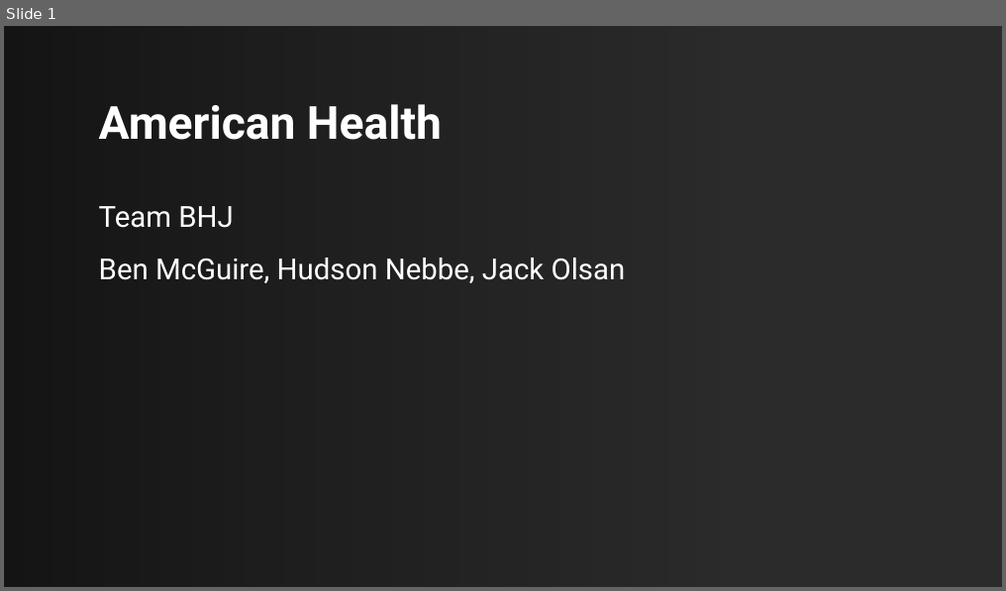
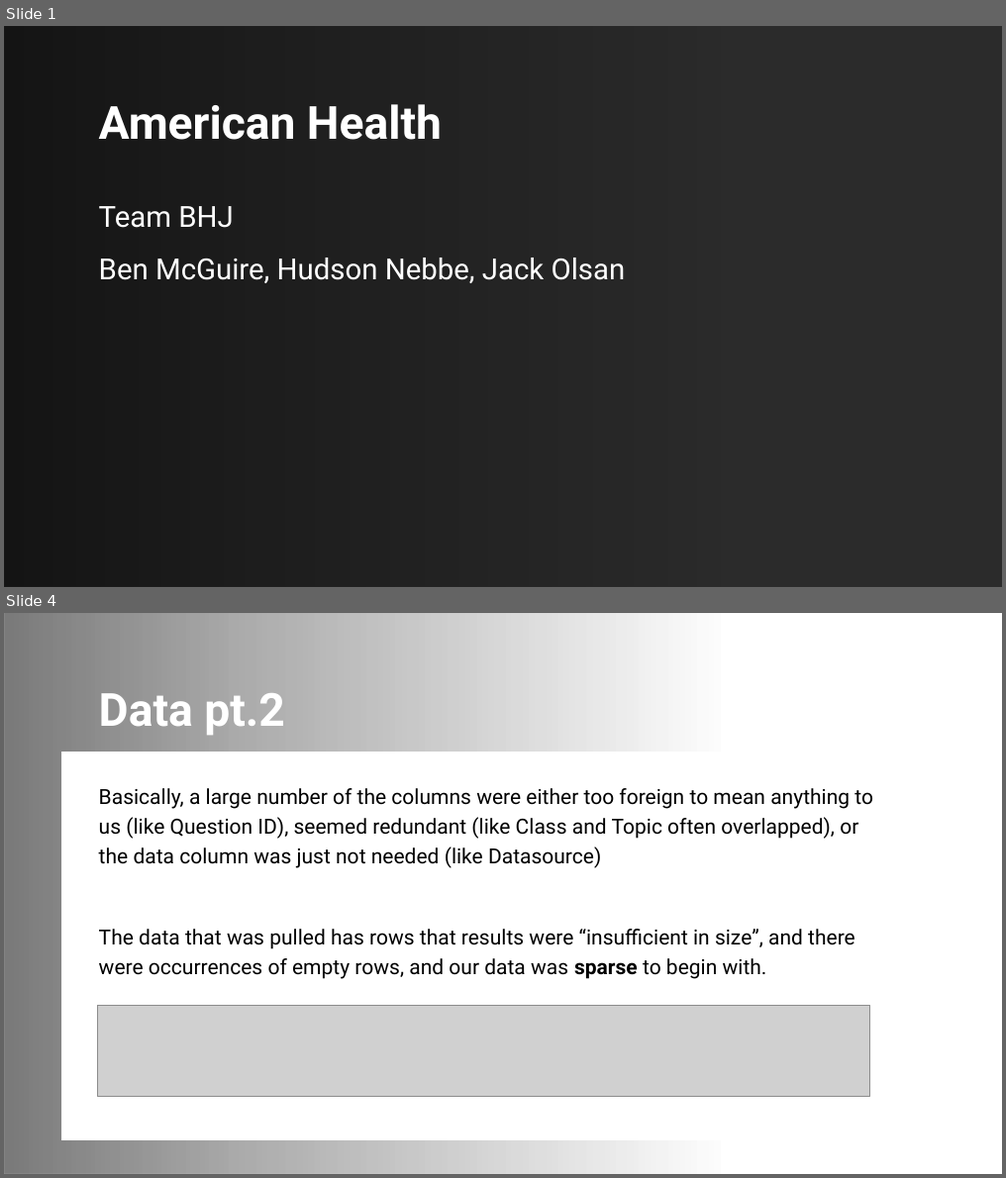
Before and after one commit to HudsonIAState/DS202Final, a slide deck: American Health Final Presentation DS202.pptx. Shown one above the other, each under a label of ours: slide 1 before the commit, slides 1 and 4 after it; the slides between them are not shown. The pictures are 1006x591 and 1006x1178 pixels, drawn with LibreOffice and Linux fonts; fonts in the diff are those of the drawing; grey boxes stand for pictures; background and template pictures are left out; a plain dark background stands for a picture behind light text. Boxes give left, top, right and bottom in pixels: in the first picture for what was removed or moved away, otherwise in the second. Text is boxed around its words. In the diff, an @@ line names an element or a change of style, - is before the commit and + after.

Commit message:
Added intro and Data Description To Slidedeck

```diff
--- a/American Health Final Presentation DS202.pptx
+++ b/American Health Final Presentation DS202.pptx
@@ slide 4 added at [4,613,1002,1174], background picture (left out); not listed: 1 template element that a slide beside it also shows @@
@@ rectangle added at [4,613,1002,1174], fill #FFFFFF @@
@@ rectangle added at [4,613,723,1174], fill gradient #000000 @@
@@ title added at [99,693,284,735], 44 pt, text #FFFFFF, bold @@
+Data pt.2
@@ rectangle added at [61,752,927,1140], fill #FFFFFF, outline #FFFFFF 1 pt @@
@@ subtitle added at [99,788,873,979], 20 pt, text #000000 @@
+Basically, a large number of the columns were either too foreign to mean anything to us (like Question ID), seemed redundant (like Class and Topic often overlapped), or the data column was just not needed (like Datasource)
+The data that was pulled has rows that results were “insufficient in size”, and there were occurrences of empty rows, and our data was sparse to begin with.
@@ picture added at [98,1005,870,1096] @@
```
Also in this commit, not shown: 4 slides changed, 3 other slides added, 2 slides removed.
